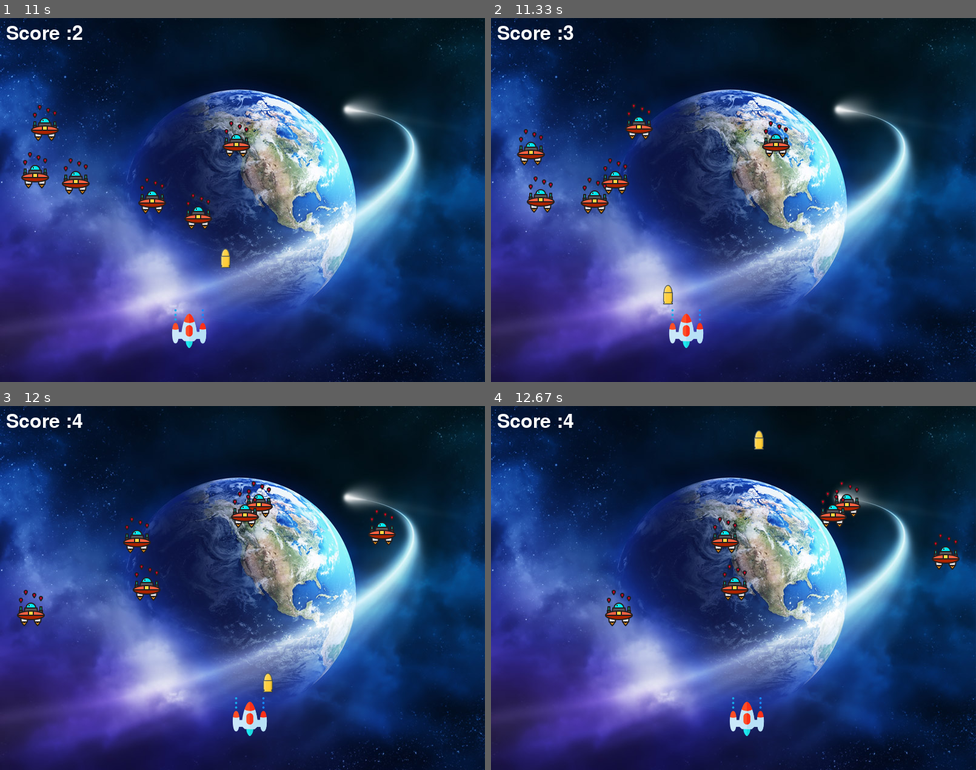
Above: before the commit, frames 1-4 (two rows, left to right).
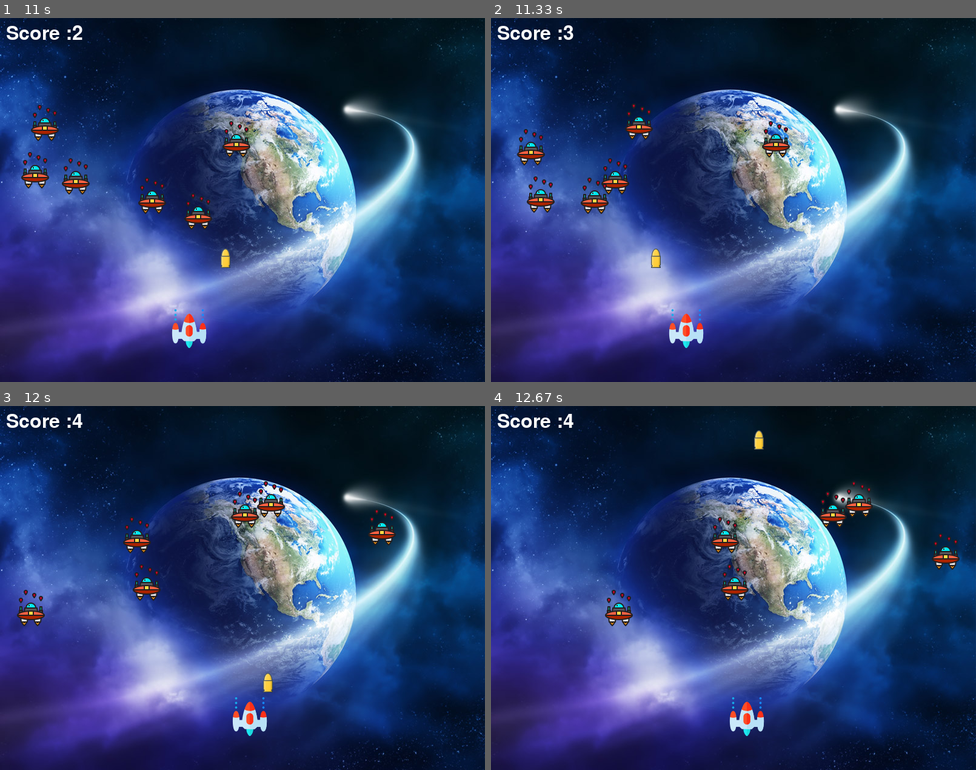
Above: after the commit, the same moments.

Repository: YEOWEIHNGWHYELAB/Simple-Space-Invaders-Pygame
Game: pygame game, started from Space_Invader.py
The game is run twice, just before and just after one commit, with the same random seed, the same clock (stepped at 60 frames per second) and the same inputs.
Inputs:
- Up to frame 1 (11 s): tap Space at 0.33, 0.73, 1.03, 1.3, 1.6, 1.73, 2.03, 2.4, 2.7, 2.9, 3.2, 3.4, 3.7, 3.9, 4.2, 4.47, 4.77, 4.9, 5.2, 5.57, 5.87, 6.07, 6.37, 6.57, 6.87, 7.07, 7.37, 7.63, 7.93, 8.07, 8.37, 8.73, 9.03, 9.23, 9.53, 9.73, 10.03, 10.23, 10.53, 10.8 s; hold Left 0.67-1.2 s; hold Left 1.23-1.63 s; hold Right 1.67-2.3 s; hold Left 2.33-2.8 s; hold Right 2.83-3.3 s; hold Right 3.33-3.8 s; hold Left 3.83-4.37 s; hold Left 4.4-4.8 s; hold Right 4.83-5.47 s; hold Left 5.5-5.97 s; hold Right 6-6.47 s; hold Right 6.5-6.97 s; hold Left 7-7.53 s; hold Left 7.57-7.97 s; hold Right 8-8.63 s; hold Left 8.67-9.13 s; hold Right 9.17-9.63 s; hold Right 9.67-10.13 s; hold Left 10.17-10.7 s; hold Left from 10.73 s (still down)
- Up to frame 2 (11.33 s): tap Space at 11.1, 11.23 s; release Left at 11.13 s; hold Right from 11.17 s (still down)
- Up to frame 3 (12 s): tap Space at 11.53, 11.9 s; release Right at 11.8 s; hold Left from 11.83 s (still down)
- Up to frame 4 (12.67 s): tap Space at 12.2, 12.4 s; release Left at 12.3 s; hold Right from 12.33 s (still down)

Frame 1 is identical in both runs. In frame 2, 0.2% of the frame differs, in the area x 33-38%, y 63-79%; in frame 3, 0.4%, in the area x 50-59%, y 20-31%; in frame 4, 0.3%.

Commit message:
Update Space_Invader.py

Diff:
--- a/Space_Invader.py
+++ b/Space_Invader.py
@@ -109,22 +109,26 @@
             running = False
 
         # if keystroke is pressed check whether its right or left
-        if event.type == pygame.KEYDOWN:  # This check is any keystroke have been pressed on your keyboard!
-            print("A keystroke is pressed")
-            if event.key == pygame.K_LEFT:  # This check for left arrow key being pressed
+        keys = pygame.key.get_pressed()
+        for key_1 in keys:
+            if keys[pygame.K_LEFT] == 1 and keys[pygame.K_RIGHT] == 1:  # Check for the transient period where both left and right keys are depressed together.
+                playerX_change = 0
+
+            if keys[pygame.K_LEFT] == 0 or keys[pygame.K_RIGHT] == 0:
+                playerX_change = 0
+
+            if keys[pygame.K_LEFT] == 1:  # This check for left arrow key being pressed
                 playerX_change = -5
-            if event.key == pygame.K_RIGHT:  # This check for RIGHT arrow key being pressed
+
+            if keys[pygame.K_RIGHT] == 1:  # This check for RIGHT arrow key being pressed
                 playerX_change = 5
-            if event.key == pygame.K_SPACE:
+
+            if keys[pygame.K_SPACE] == 1:
                 if bullet_state is "ready":
-                    bullet_Sound = mixer.Sound('laser.wav')
+                    bullet_Sound = mixer.Sound('ero-slime2.wav')
                     bullet_Sound.play()  # If you add in the -1 as argument, see what will happen, the laser sound will just continously occurring...
                     bulletX = playerX
                     fire_bullet(bulletX, bulletY)
-
-        if event.type == pygame.KEYUP:
-            if event.key == pygame.K_LEFT or event.key == pygame.K_RIGHT:
-                playerX_change = 0
 
     # Checking for boundaries of spaceship so it doesn't go out of bounds
     playerX += playerX_change
